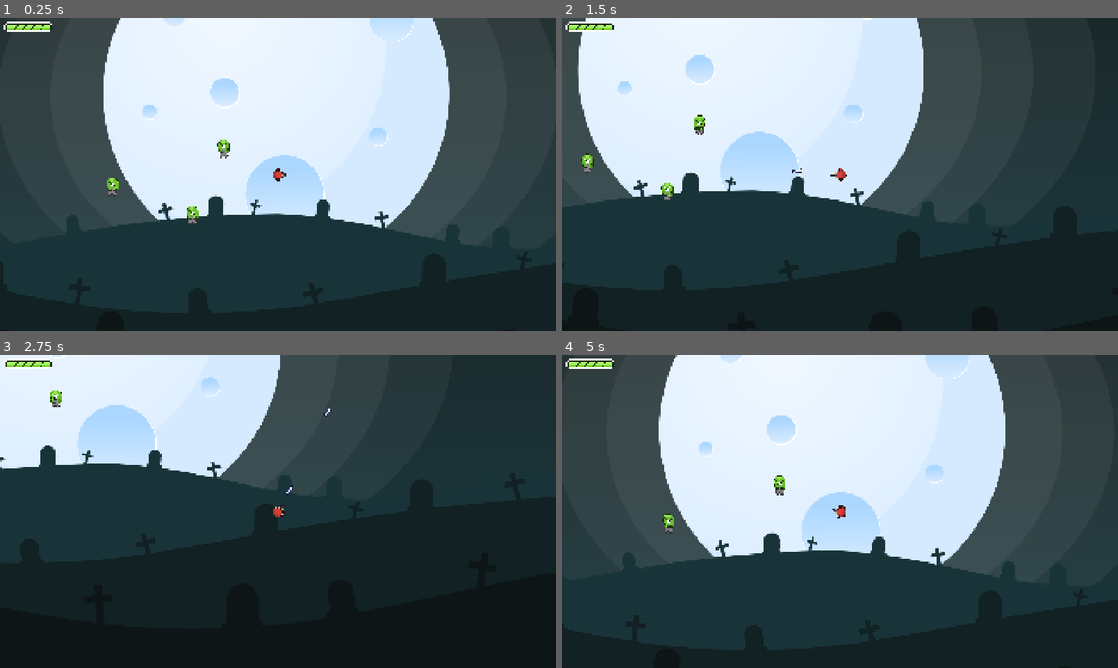
Above: before the commit, frames 1-4 (two rows, left to right).
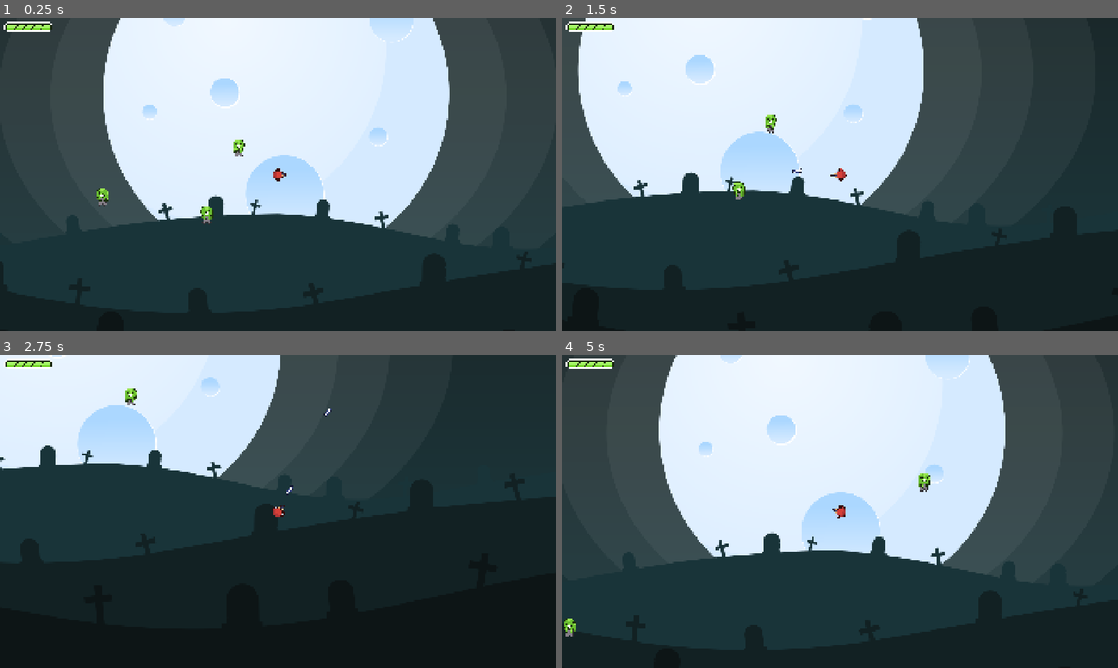
Above: after the commit, the same moments.

Repository: gsmereka/42-Game-Jam
Game: Godot game, scene res://sofia/Teste.tscn
The game is run twice, just before and just after one commit, with the same random seed, the same clock (stepped at 60 frames per second) and the same inputs. This scene is started directly instead of the project's main scene. The engine's default icon, where the game draws it, is replaced by a stand-in: a white triangle on a blue panel in a dark square.
Inputs (mouse positions are in pixels of both pictures, inside the frame that each line leads up to):
- Up to frame 1 (0.25 s): no input
- Up to frame 2 (1.5 s): tap Enter (ui_accept) at 0.5, 0.77 s; move the mouse to (962, 158) at 0.52 s; press the mouse at (962, 158) at 0.53 s; hold Right (ui_right) 0.53-1.28 s; move the mouse to (728, 190) at 1.27 s; release the mouse at (728, 190) at 1.28 s; hold Down (ui_down) from 1.28 s (still down); click (728, 190) at 1.35 s
- Up to frame 3 (2.75 s): tap Enter (ui_accept) at 1.52 s; move the mouse to (333, 442) at 2.02 s; release Down (ui_down) at 2.03 s; press the mouse at (333, 442) at 2.03 s; hold Right (ui_right) from 2.03 s (still down)
- Up to frame 4 (5 s): move the mouse to (812, 574) at 2.77 s; release Right (ui_right) at 2.78 s; release the mouse at (812, 574) at 2.78 s; hold Up (ui_up) 2.78-3.53 s; click (812, 574) at 2.85 s; tap Enter (ui_accept) at 3.02, 3.77, 4.52 s; move the mouse to (1006, 558) at 3.52 s; press the mouse at (1006, 558) at 3.53 s; hold Left (ui_left) from 3.53 s (still down); move the mouse to (673, 464) at 4.27 s; release the mouse at (673, 464) at 4.28 s; click (673, 464) at 4.35 s

The runs differ from the first frame. In frame 1, 0.6% of the frame differs, in the area x 17-45%, y 38-66%; in frame 2, 0.5%; in frame 3, 0.2%; in frame 4, 0.4%.

Commit message:
ajuste movimentação inimigo

Diff:
--- a/Scenes/Game/Placeholder/Placeholder.tscn
+++ b/Scenes/Game/Placeholder/Placeholder.tscn
@@ -12,6 +12,7 @@
 [ext_resource type="Script" uid="uid://67s0jw6qy52" path="res://Scenes/Game/characters/enemy/character_body_2d.gd" id="9_upuv6"]
 [ext_resource type="Texture2D" uid="uid://bdi0bcdlj6g81" path="res://Assets/Enemy/inimigo-rascunho-sheet.png" id="10_70v8g"]
 [ext_resource type="Texture2D" uid="uid://chr5jrgv7cr21" path="res://Assets/Objects/pegadas vermelhas.png" id="10_avkug"]
+[ext_resource type="PackedScene" uid="uid://dwwf2caitbsdd" path="res://sofia/Enemy.tscn" id="11_70v8g"]
 
 [sub_resource type="CanvasItemMaterial" id="CanvasItemMaterial_5gvfw"]
 
@@ -133,6 +134,11 @@
 [node name="CollisionShape2D" type="CollisionShape2D" parent="Node2D/One/CharacterBody2D"]
 shape = SubResource("RectangleShape2D_w3a34")
 
+[node name="Enemy" parent="Node2D/One" instance=ExtResource("11_70v8g")]
+position = Vector2(-117.5, 20.5)
+speed = 100.0
+direction_change_time = 10.0
+
 [node name="CanvasLayer" type="CanvasLayer" parent="."]
 
 [node name="Label" type="Label" parent="CanvasLayer"]
--- a/Scenes/Game/characters/Player/player.tscn
+++ b/Scenes/Game/characters/Player/player.tscn
@@ -1,14 +1,16 @@
-[gd_scene load_steps=21 format=3 uid="uid://bffcrsi3nfqqb"]
+[gd_scene load_steps=23 format=3 uid="uid://bffcrsi3nfqqb"]
 
 [ext_resource type="Script" uid="uid://bpgw1tdp35qy7" path="res://Scenes/Game/characters/Player/player.gd" id="1_hpoch"]
 [ext_resource type="PackedScene" uid="uid://c1diffaf2650k" path="res://Scenes/StateMachine/state_manager.tscn" id="3_42rbx"]
 [ext_resource type="Script" uid="uid://cr2u3xjfuoink" path="res://Scenes/Game/characters/state_move.gd" id="4_awq5b"]
 [ext_resource type="Texture2D" uid="uid://do6w3tkcs1qs3" path="res://Assets/player/prota-idle.png" id="5_awq5b"]
 [ext_resource type="Texture2D" uid="uid://lw0uoa0jwwwu" path="res://Assets/player/Sprite-0002.png" id="6_42rbx"]
+[ext_resource type="AudioStream" uid="uid://c5qyx41oc5lxq" path="res://Scenes/Game/characters/Player/single-gunshot-54-40780.mp3" id="6_fmfgu"]
 [ext_resource type="Texture2D" uid="uid://qkgslf00aryi" path="res://Assets/ui/lifebar.png" id="7_e3wm0"]
 [ext_resource type="Script" uid="uid://k620u80y7j7n" path="res://Scenes/Game/characters/Player/animated_sprite_2d.gd" id="8_14ubd"]
 [ext_resource type="Shader" uid="uid://b06jjgo2yit1a" path="res://Scenes/Shaders/blackandwhite.gdshader" id="8_e3wm0"]
 [ext_resource type="FontFile" uid="uid://ogggsxi21ib1" path="res://Assets/Fonts/karma_2/Karma Future.otf" id="8_i3msf"]
+[ext_resource type="AudioStream" uid="uid://bfsk03vou85mu" path="res://Scenes/Game/characters/Player/st3-footstep-sfx-323056.mp3" id="10_i3msf"]
 
 [sub_resource type="CircleShape2D" id="CircleShape2D_42rbx"]
 radius = 9.0
@@ -119,7 +121,7 @@
 script = ExtResource("4_awq5b")
 player = NodePath("../..")
 origin_bullet = NodePath("Marker2D")
-fire_rate = 1.0
+fire_rate = 0.5
 
 [node name="Marker2D" type="Marker2D" parent="StateManager/StateMove"]
 position = Vector2(21, 0)
@@ -130,6 +132,17 @@
 
 [node name="Camera2D" type="Camera2D" parent="."]
 zoom = Vector2(2, 2)
+
+[node name="Walking" type="AudioStreamPlayer2D" parent="."]
+stream = ExtResource("10_i3msf")
+parameters/looping = true
+
+[node name="ShootSound" type="AudioStreamPlayer2D" parent="."]
+stream = ExtResource("6_fmfgu")
+volume_db = -11.886
+
+[node name="AudioListener2D" type="AudioListener2D" parent="."]
+current = true
 
 [node name="CanvasLayer" type="CanvasLayer" parent="."]
 
--- a/Scenes/Game/characters/state_move.gd
+++ b/Scenes/Game/characters/state_move.gd
@@ -5,6 +5,8 @@
 var can_shoot = true
 @export var fire_rate = 0.0
 @export var bullet_scene = preload("res://Bullet.tscn")
+@onready var footstep_sound: AudioStreamPlayer2D = $"../../Walking"
+@onready var shoot_sound: AudioStreamPlayer2D = $"../../ShootSound"
 
 func Enter():
 	await get_tree().create_timer(1).timeout
@@ -17,9 +19,6 @@
 		move(delta)
 		player.look_at(get_global_mouse_position())
 
-
-		# Atira com espaço
-
 func shoot():
 	can_shoot = false
 
@@ -30,6 +29,7 @@
 	var dir = (get_global_mouse_position() - origin_bullet.global_position).normalized()
 	bullet.setup(dir, origin_bullet.global_position)
 
+	shoot_sound.play()
 
 	# Cooldown
 	await get_tree().create_timer(fire_rate).timeout
@@ -49,3 +49,9 @@
 
 	player.velocity = vector * player.moveSpeed
 	player.move_and_slide()
+
+	if vector != Vector2.ZERO:
+		if not footstep_sound.playing:
+			footstep_sound.play()
+	else:
+		footstep_sound.stop()
--- a/sofia/Enemy.gd
+++ b/sofia/Enemy.gd
@@ -2,12 +2,19 @@
 
 @export var speed = 0.0
 @export var direction_change_time = 0.0
+
+#@onready var step_sound: AudioStreamPlayer2D = $StepSound
+#@onready var hit_sound: AudioStreamPlayer2D = $HitSound
+#@onready var death_sound: AudioStreamPlayer2D = $DeathSound
+@onready var idle_sound: AudioStreamPlayer2D = $IdleSound
 
 @export var direction = Vector2.ZERO
 @export var timer = 0.0
 var screen_size
 var raycast
 var enemy_vision
+@export var min_delay: float = 1.8  # tempo mínimo entre sons
+@export var max_delay: float = 2.0  # tempo máximo entre sons
 
 func _ready():
 	$AnimatedSprite2D.play("default")
@@ -15,16 +22,31 @@
 
 	# Cria um RayCast2D para detectar bordas
 	raycast = RayCast2D.new()
-	enemy_vision = RayCast2D.new()
 	add_child(raycast)
-	add_child(enemy_vision)
 	raycast.enabled = true
-	enemy_vision.enabled = true
 
 	change_direction()
+	play_idle_loop()
 
-func _physics_process(_delta):
-	pass
+
+func play_idle_loop() -> void:
+	# toca o som
+	idle_sound.play()
+
+	# calcula um delay aleatório
+	var delay = randf_range(min_delay, max_delay)
+
+	# espera o tempo antes de repetir
+	await get_tree().create_timer(delay).timeout
+
+	# chama de novo (loop manual)
+	if is_inside_tree():
+		play_idle_loop()
+
+#func _physics_process(_delta):
+	#if !idle_sound.playing:
+		#idle_sound.play()
+	#pass
 
 func change_direction():
 	# Gera direções que não levem para fora da tela
@@ -35,11 +57,6 @@
 		var test_pos = global_position + test_direction * 100
 		direction = test_direction
 		attempts += 1
-
-		# Verifica se essa direção mantém na tela
-		if (test_pos.x > 200 and test_pos.x < screen_size.x - 200 and
-			test_pos.y > 200 and test_pos.y < screen_size.y - 200):
-			break
 
 		if test_pos.x:
 			$AnimatedSprite2D.flip_h = test_pos.x < 0
--- a/sofia/Enemy.tscn
+++ b/sofia/Enemy.tscn
@@ -6,6 +6,7 @@
 [ext_resource type="Script" uid="uid://b8wqs2d4cqubh" path="res://sofia/move_state.gd" id="4_prj20"]
 [ext_resource type="Script" uid="uid://c451tt04ouhqb" path="res://sofia/freee_state.gd" id="5_0aeik"]
 [ext_resource type="Texture2D" uid="uid://4ytvxu8xteu3" path="res://sofia/assets/inimigo-rascunho-sheet.png" id="6_726of"]
+[ext_resource type="AudioStream" uid="uid://c04x8nnxjdql2" path="res://sofia/WhatsApp Audio 2025-09-21 at 6.52.08 AM.mp3" id="7_fdex3"]
 
 [sub_resource type="RectangleShape2D" id="RectangleShape2D_55jtl"]
 size = Vector2(50, 54)
@@ -72,3 +73,6 @@
 
 [node name="AnimatedSprite2D" type="AnimatedSprite2D" parent="."]
 sprite_frames = SubResource("SpriteFrames_fdex3")
+
+[node name="IdleSound" type="AudioStreamPlayer2D" parent="."]
+stream = ExtResource("7_fdex3")
--- a/sofia/Teste.tscn
+++ b/sofia/Teste.tscn
@@ -16,11 +16,18 @@
 
 [node name="Enemy2" parent="." instance=ExtResource("3_rks41")]
 position = Vector2(-286, 20)
+speed = 100.0
+direction_change_time = 10.0
 
 [node name="Enemy" parent="." instance=ExtResource("3_rks41")]
 position = Vector2(-148, 69)
+speed = 100.0
+direction_change_time = 10.0
 
 [node name="Enemy3" parent="." instance=ExtResource("3_rks41")]
 position = Vector2(-94, -46)
+motion_mode = 1
+speed = 100.0
+direction_change_time = 10.0
 
 [editable path="Player"]
--- a/sofia/move_state.gd
+++ b/sofia/move_state.gd
@@ -12,14 +12,13 @@
 
 	# Verifica se vai sair da tela
 	var future_pos: Vector2 = global_position + pai.direction * pai.speed * _delta
-	var will_exit_screen = (
-		future_pos.x < 0 or future_pos.x > pai.screen_size.x - 20 or
-		future_pos.y < 0 or future_pos.y > pai.screen_size.y - 20
-	)
 
-	if pai.timer >= pai.direction_change_time or will_exit_screen:
+	if pai.timer >= pai.direction_change_time:
 		pai.change_direction()
 		pai.timer = 0.0
+
+	print(pai.direction)
+	print(pai.speed)
 
 	pai.velocity = pai.direction * pai.speed
 	pai.move_and_slide()
Not shown: 1 places in Scenes/Game/Placeholder/Placeholder.tscn that only renumber resources
Not shown, added: Scenes/Game/characters/Player/single-gunshot-54-40780.mp3.import
Not shown, added: Scenes/Game/characters/Player/st3-footstep-sfx-323056.mp3.import
Not shown: 1 places in sofia/Enemy.tscn that only renumber resources
Not shown, added: sofia/WhatsApp Audio 2025-09-21 at 6.52.08 AM.mp3.import
Not shown, added: Scenes/Game/characters/Player/single-gunshot-54-40780.mp3
Not shown, added: Scenes/Game/characters/Player/st3-footstep-sfx-323056.mp3
Not shown, added: sofia/WhatsApp Audio 2025-09-21 at 6.52.08 AM.mp3
